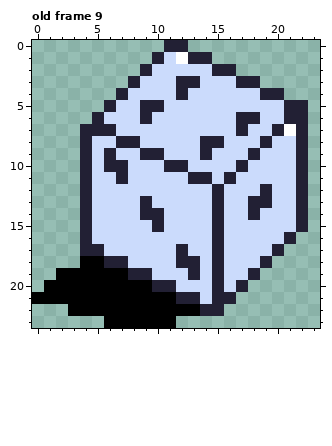
Pixel-art file -- assets/24x icons.aseprite. Above: the version before the commit.
24x24 pixels, 12 frames. Shown: old frame 9. The commit also changed other frames, which this record leaves out.
Now the later version:
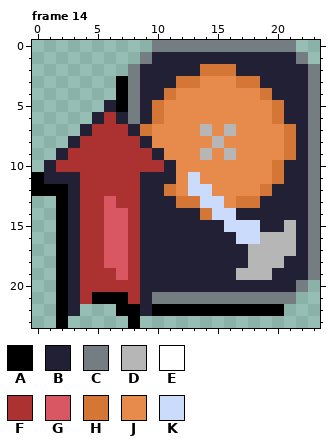
Palette (. is transparent): A #000000  B #222034  C #737d82  D #b6b6b6  E #ffffff  F #ac3232  G #d95763  H #d47635  J #e78b4c  K #cbdbfc
A new or re-ordered frame is compared with the old frame closest to it.
From old to new:
frames 12 -> 14
layer "Secondary" added
Changed rows in their new state; - is an unchanged pixel.
Frame 14 is new; against old frame 9, layers "Secondary", "Main", "Shadow":
first column x 0:
 0 ----------CCCCCCCCCCCC--
 1 ---------C-BB--BBBBBBBC-
 2 --------C-BBBBHHHBBBBBBC
 3 -------ACBBBHHJJJHHBBBBC
 4 -------ACBBHJJJJJJJH-BBC
 5 -------AC-HJJJJJJJJJH--C
 6 ------FBC-HJJJJJJJJJH--C
 7 -----FFFBHJJJJDJDJJJJH-C
 8 ---BFFFFFBJJJJJDJJJJJH-C
 9 --BFFFFFFF-JJJDJDJJJJH-C
10 -BFFFFFFFFF-JJJJJJJJHB-C
11 ABBBFFFFFBBBJKJJJJJJHB-C
12 AAABFFFFFBBHJ--JJJJHBB-C
13 --ABFFGFF-BBHH-KJHH-BB-C
14 --ABFFGGF--BBBHK-B-BBB-C
15 --ABFFGGFB-BBBB----BBD-C
16 --ABFFGGFBBBBBB-B--DDDBC
17 --ABFFGGFBBB-BB-BBDDDDBC
18 --ABFFGGFBBB--B-BBDDDBBC
19 ---BFFFGF-BBB-B-BDDDBBBC
20 -.-BFFFFFB--BBB-B-BBBBC-
21 ..-BF---FBCCCCCCCCCCCC--
22 --AB...--B----AAAAAAA---
23 --A---..-...------------
Boxes around the changes in both pictures, in picture pixels (x1, y1, x2, y2):
changed: (32, 40, 320, 328)
